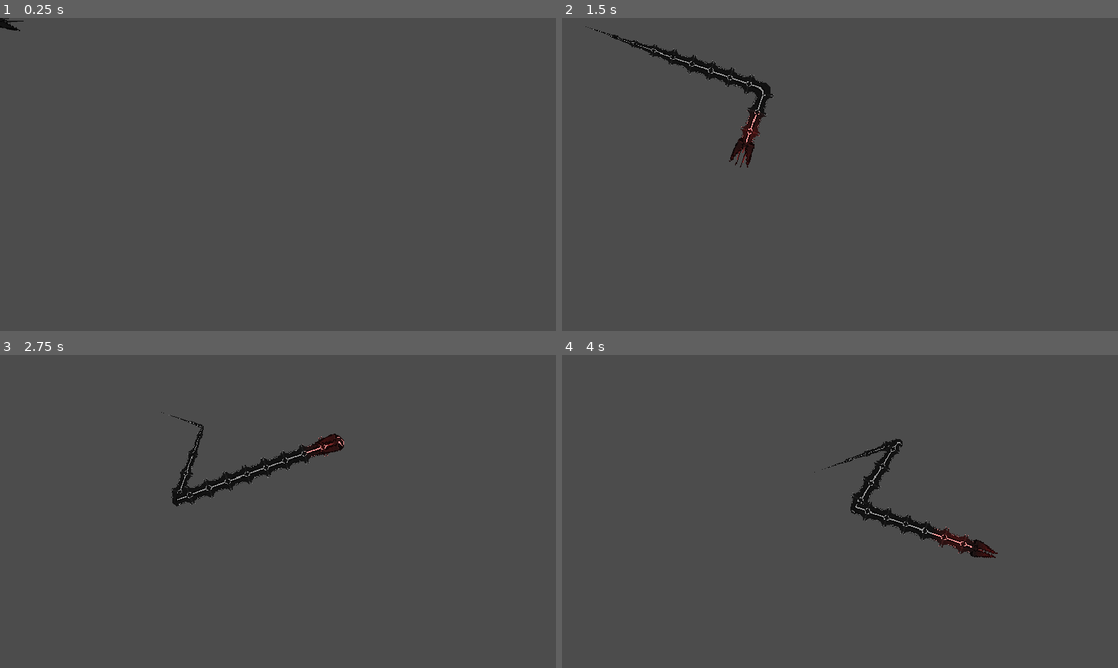
Above: before the commit, frames 1-4 (two rows, left to right).
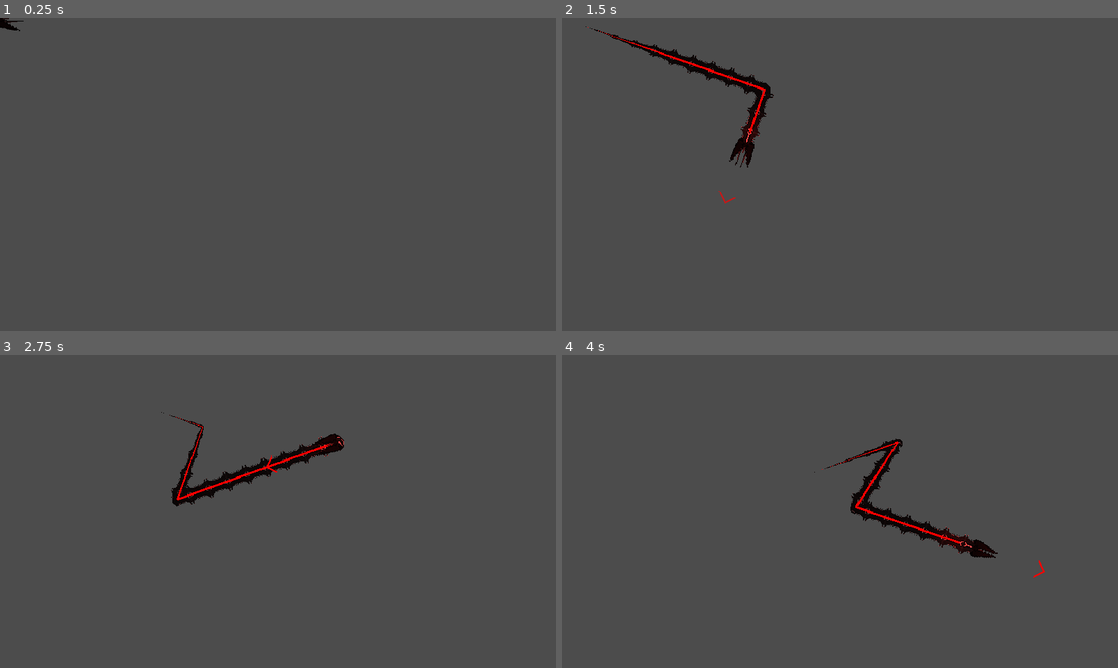
Above: after the commit, the same moments.

Repository: nndda/Specimen-A
Game: Godot game, scene res://Player/Player.tscn
The game is run twice, just before and just after one commit, with the same random seed, the same clock (stepped at 60 frames per second) and the same inputs. The project has no main scene, so this scene is started directly.
Inputs (mouse positions are in pixels of both pictures, inside the frame that each line leads up to):
- Up to frame 1 (0.25 s): no input
- Up to frame 2 (1.5 s): tap Enter (ui_accept) at 0.5, 0.77 s; move the mouse to (962, 158) at 0.52 s; press the mouse at (962, 158) at 0.53 s; move the mouse to (728, 190) at 1.27 s; release the mouse at (728, 190) at 1.28 s; click (728, 190) at 1.35 s
- Up to frame 3 (2.75 s): tap Enter (ui_accept) at 1.52 s; move the mouse to (333, 442) at 2.02 s; press the mouse at (333, 442) at 2.03 s
- Up to frame 4 (4 s): move the mouse to (812, 574) at 2.77 s; release the mouse at (812, 574) at 2.78 s; click (812, 574) at 2.85 s; tap Enter (ui_accept) at 3.02, 3.77 s; move the mouse to (1006, 558) at 3.52 s; press the mouse at (1006, 558) at 3.53 s

The runs differ from the first frame. In frame 2, 0.4% of the frame differs, in the area x 4-39%, y 2-60%; in frame 3, 0.4%, in the area x 30-62%, y 19-48%; in frame 4, 0.4%.

Commit message:
Add UI-related stuffs

Diff:
--- a/Player/Player.Body.gd
+++ b/Player/Player.Body.gd
@@ -13,17 +13,30 @@
 				points[sgmnt].distance_to( points[ wrapi( sgmnt, 0, sgmnt_count ) + 1 ] )
 			)
 
-
 func UpdateLightPath() -> void:
 	for n in get_point_count() - 1 :
 		$Lights.curve.set_point_position(
 			(get_point_count() - 2) - n,
 			points[n] )
 
+func UpdateHealthUI() -> void:
+	for n in get_point_count() - 1:
+		if $"../HealthUI".get_point_count() <= n:
+			$"../HealthUI".add_point(points[n])
+		else:
+			$"../HealthUI".points[n] = points[n]
+
+#func ri() -> String:
+#	return str(randi() % 9)
+
 func _ready():
+	$"../HealthUI".clear_points()
 	$Lights.curve.clear_points()
 	for n in glbl.worm_segment_max:
 		$Lights.curve.add_point(Vector2(0,0))
+
+#	for n in 20:
+#		print(str(n*5) + "%    {content: \"Log Start: " + ri() + ri() + "/" + ri() + ri() + "/" + ri() + ri() + ri() + ri() + "\";}")
 
 func _process(_delta):
 	if get_point_count() > glbl.worm_segment_max:
@@ -34,3 +47,4 @@
 			add_point($"../Head".position)
 	UpdateWormLength()
 	UpdateLightPath()
+	UpdateHealthUI()
--- a/Player/Player.Head.gd
+++ b/Player/Player.Head.gd
@@ -3,6 +3,13 @@
 var easer = 0.0
 var max_speed = 350.0
 var speed = 430.0
+
+func _process(_delta):
+	$Arrow.look_at(get_global_mouse_position())
+	$Arrow.modulate.a = glbl.moving_f
+	$Arrow.offset.x = (glbl.moving_f * 60) + 68
+
+	glbl.head_pos = global_position
 
 var velo
 func _physics_process(_delta):
--- a/Player/Player.tscn
+++ b/Player/Player.tscn
@@ -6,6 +6,8 @@
 [ext_resource path="res://Player/Sprites/Lights/Light.GradientTexture2D.tres" type="Texture" id=4]
 [ext_resource path="res://Player/Player.Body.Curve_0.tres" type="Curve" id=5]
 [ext_resource path="res://Player/Sprites/Texture.png" type="Texture" id=6]
+[ext_resource path="res://Shaders/Materials/Mix-Unshaded.CanvasItemMaterial.tres" type="Material" id=7]
+[ext_resource path="res://UI/Cursors/Arrow.png" type="Texture" id=8]
 
 [sub_resource type="Curve2D" id=3]
 _data = {
@@ -245,14 +247,25 @@
 "values": [ 0.0 ]
 }
 
+[sub_resource type="Gradient" id=10]
+interpolation_mode = 2
+offsets = PoolRealArray( 0, 0.833333 )
+colors = PoolColorArray( 0.459961, 0.459961, 0.459961, 1, 0, 0, 0, 1 )
+
+[sub_resource type="GradientTexture2D" id=11]
+gradient = SubResource( 10 )
+fill = 1
+fill_from = Vector2( 0.5, 0.5 )
+fill_to = Vector2( 0.8, 0.2 )
+
 [node name="Player" type="Node2D"]
 
 [node name="Body" type="Line2D" parent="."]
 light_mask = 1025
-points = PoolVector2Array( -820, 41, -553, 37, -482, -5, -422, -48, -309, -64, -138, -17, -9, 0 )
+points = PoolVector2Array( -16, 46, -32, 63, -77, 46, -111, 23, -108, -20, -39, -61, -9, 0 )
 width = 28.0
 width_curve = ExtResource( 5 )
-default_color = Color( 1, 1, 1, 1 )
+default_color = Color( 0.611765, 0.341176, 0.341176, 1 )
 texture = ExtResource( 1 )
 texture_mode = 1
 joint_mode = 2
@@ -267,8 +280,9 @@
 curve = SubResource( 3 )
 
 [node name="0" type="PathFollow2D" parent="Body/Lights"]
-position = Vector2( -27, 4 )
-rotation = -2.94053
+position = Vector2( -717, 40 )
+rotation = 3.14159
+offset = 725.281
 loop = false
 
 [node name="0" type="Light2D" parent="Body/Lights/0"]
@@ -279,8 +293,9 @@
 range_item_cull_mask = 1024
 
 [node name="1" type="PathFollow2D" parent="Body/Lights"]
-position = Vector2( -27, 4 )
-rotation = -2.94053
+position = Vector2( -693.402, 40 )
+rotation = 3.14159
+offset = 701.704
 loop = false
 
 [node name="1" type="Light2D" parent="Body/Lights/1"]
@@ -291,8 +306,9 @@
 range_item_cull_mask = 1024
 
 [node name="2" type="PathFollow2D" parent="Body/Lights"]
-position = Vector2( -27, 4 )
-rotation = -2.94053
+position = Vector2( -549.412, 31.5925 )
+rotation = 2.67248
+offset = 555.84
 loop = false
 
 [node name="2" type="Light2D" parent="Body/Lights/2"]
@@ -308,6 +324,12 @@
 anims/Idle = SubResource( 4 )
 anims/RESET = SubResource( 5 )
 
+[node name="HealthUI" type="Line2D" parent="."]
+points = PoolVector2Array( -45, 59, -108, 31, -113, 1, -102, -23, -76, -41, -43, -56, -27, -37, -8, 1 )
+width = 3.0
+width_curve = ExtResource( 5 )
+default_color = Color( 1, 0, 0, 1 )
+
 [node name="Head" type="KinematicBody2D" parent="."]
 script = ExtResource( 3 )
 
@@ -315,18 +337,21 @@
 shape = SubResource( 1 )
 
 [node name="Mouth" type="Sprite" parent="Head"]
+modulate = Color( 0.611765, 0.341176, 0.341176, 1 )
 light_mask = 1025
 texture = ExtResource( 6 )
 region_enabled = true
 region_rect = Rect2( 128, 32, 64, 32 )
 
 [node name="Jaw_0" type="Sprite" parent="Head/Mouth"]
+self_modulate = Color( 0.611765, 0.341176, 0.341176, 1 )
 light_mask = 1025
 texture = ExtResource( 6 )
 region_enabled = true
 region_rect = Rect2( 32, 32, 64, 32 )
 
 [node name="Jaw_1" type="Sprite" parent="Head/Mouth"]
+modulate = Color( 0.611765, 0.341176, 0.341176, 1 )
 light_mask = 1025
 texture = ExtResource( 6 )
 flip_v = true
@@ -338,9 +363,19 @@
 anims/Open = SubResource( 6 )
 anims/RESET = SubResource( 7 )
 
-[node name="CanvasModulate" type="CanvasModulate" parent="."]
-visible = false
-color = Color( 0, 0, 0, 1 )
+[node name="Arrow" type="Sprite" parent="Head"]
+modulate = Color( 1, 0, 0, 1 )
+material = ExtResource( 7 )
+scale = Vector2( 0.8, 0.8 )
+z_index = 30
+texture = ExtResource( 8 )
+offset = Vector2( 128, 0 )
+
+[node name="Light2D2" type="Light2D" parent="Head"]
+texture = SubResource( 11 )
+texture_scale = 4.07
+shadow_enabled = true
+shadow_buffer_size = 32
 
 [node name="CanvasLayer" type="CanvasLayer" parent="."]
 visible = false
--- a/Scripts/Global.gd
+++ b/Scripts/Global.gd
@@ -3,6 +3,8 @@
 var allow_move : bool = true
 var moving : bool
 var moving_f : float
+
+var head_pos : Vector2
 
 var worm_segment_max : int = 36
 var worm_length : float
@@ -10,13 +12,17 @@
 
 var worm_body
 
+var health : float = 100.0
+
 func sum_array(array:PoolRealArray) -> float:
 	var t = 0.0
 	for n in array:
 		 t += n
 	return t
 
-func _process(delta):
+func _process(_delta):
+
+	health = clamp(health,0.0,100.0)
 
 	if allow_move:
 		moving = true if Input.is_action_pressed("Move") else false
Not shown: 1 places in Player/Player.tscn that only renumber resources
